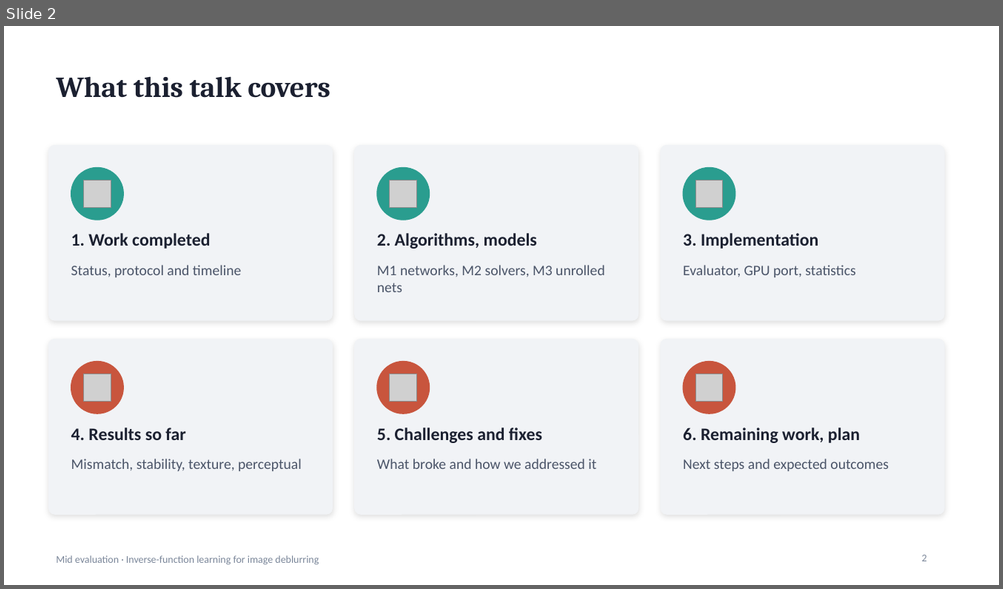
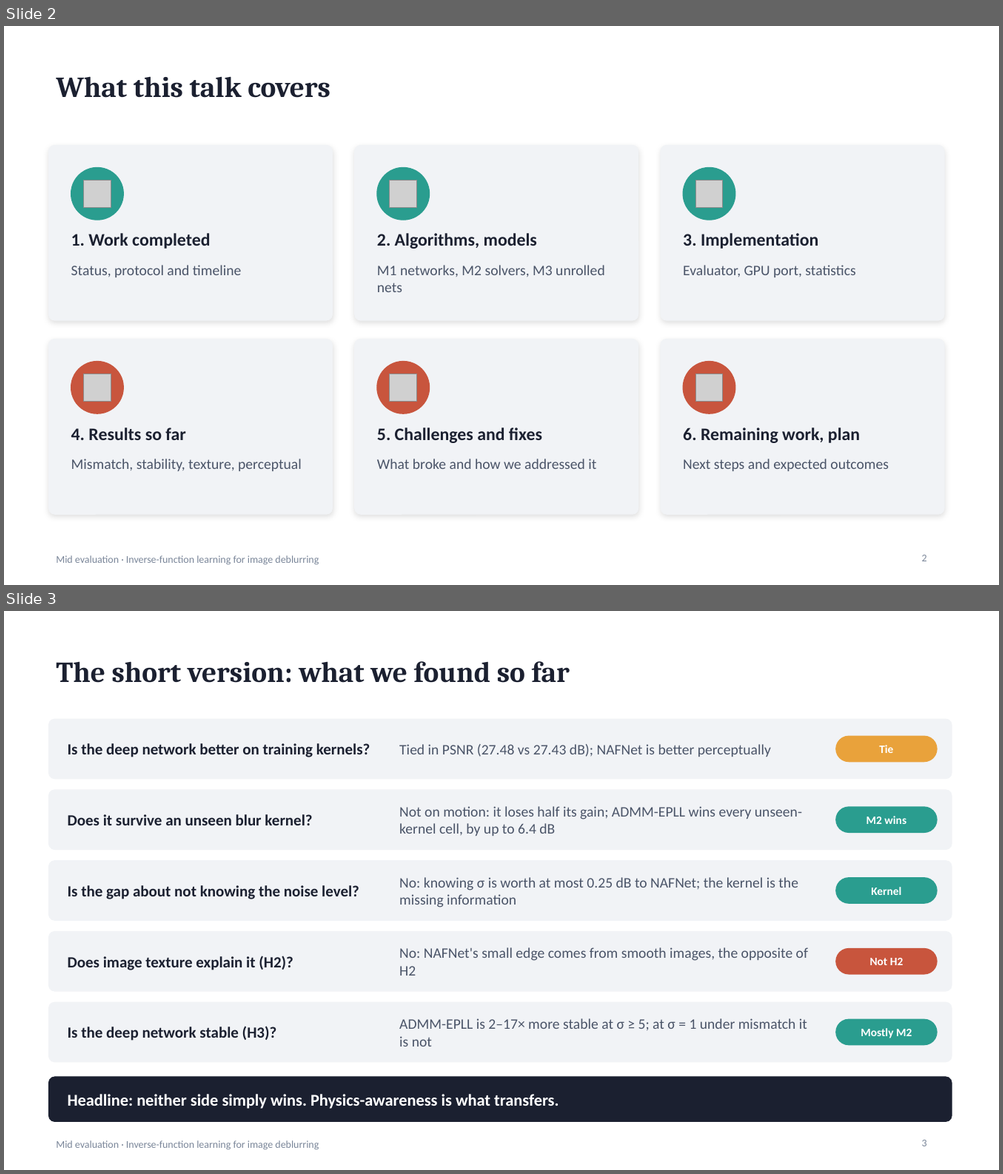
Before and after one commit to suryamanoj4/Inverse-Deblur, a slide deck: report/mid_evaluation.pptx. Shown one above the other, each under a label of ours: slide 2 before the commit, slides 2 and 3 after it. The pictures are 1003x589 and 1003x1174 pixels, drawn with LibreOffice and Linux fonts; fonts in the diff are those of the drawing; grey boxes stand for pictures. Boxes give left, top, right and bottom in pixels: in the first picture for what was removed or moved away, otherwise in the second. Text is boxed around its words. In the diff, an @@ line names an element or a change of style, - is before the commit and + after.

```diff
--- a/report/mid_evaluation.pptx
+++ b/report/mid_evaluation.pptx
@@ slide 3 added at [4,611,999,1170], background #FFFFFF; not listed: 1 template element that a slide beside it also shows @@
@@ title added at [56,661,569,683], 28 pt, text #1B2030, bold @@
+The short version: what we found so far
@@ rounded rectangle added at [48,719,951,779], fill #F1F3F6, outline #F1F3F6 0.75 pt @@
@@ text added at [68,743,370,758], 15 pt, text #1B2030, bold @@
+Is the deep network better on training kernels?
@@ rounded rectangle added at [836,736,936,762], fill #E9A23B, outline #E9A23B 1 pt @@
@@ text added at [399,744,771,757], 14 pt, text #4A5468 @@
+Tied in PSNR (27.48 vs 27.43 dB); NAFNet is better perceptually
@@ text added at [879,745,893,753], 11 pt, text #FFFFFF, bold @@
+Tie
@@ rounded rectangle added at [48,790,951,850], fill #F1F3F6, outline #F1F3F6 0.75 pt @@
@@ text added at [399,806,802,836], 14 pt, text #4A5468 @@
+Not on motion: it loses half its gain; ADMM-EPLL wins every unseen-kernel cell, by up to 6.4 dB
@@ rounded rectangle added at [836,807,936,832], fill #2A9D8F, outline #2A9D8F 1 pt @@
@@ text added at [68,815,312,826], 15 pt, text #1B2030, bold @@
+Does it survive an unseen blur kernel?
@@ text added at [866,816,906,824], 11 pt, text #FFFFFF, bold @@
+M2 wins
@@ rounded rectangle added at [48,861,951,920], fill #F1F3F6, outline #F1F3F6 0.75 pt @@
@@ text added at [68,886,359,900], 15 pt, text #1B2030, bold @@
+Is the gap about not knowing the noise level?
@@ text added at [399,877,798,908], 14 pt, text #4A5468 @@
+No: knowing σ is worth at most 0.25 dB to NAFNet; the kernel is the missing information
@@ rounded rectangle added at [836,878,936,903], fill #2A9D8F, outline #2A9D8F 1 pt @@
@@ text added at [871,887,901,895], 11 pt, text #FFFFFF, bold @@
+Kernel
@@ rounded rectangle added at [48,932,951,991], fill #F1F3F6, outline #F1F3F6 0.75 pt @@
@@ text added at [68,956,293,971], 15 pt, text #1B2030, bold @@
+Does image texture explain it (H2)?
@@ text added at [399,948,808,976], 14 pt, text #4A5468 @@
+No: NAFNet's small edge comes from smooth images, the opposite of H2
@@ rounded rectangle added at [836,949,936,974], fill #C8553D, outline #C8553D 1 pt @@
@@ text added at [870,958,903,965], 11 pt, text #FFFFFF, bold @@
+Not H2
@@ rounded rectangle added at [48,1002,951,1062], fill #F1F3F6, outline #F1F3F6 0.75 pt @@
@@ text added at [68,1026,277,1041], 15 pt, text #1B2030, bold @@
+Is the deep network stable (H3)?
@@ text added at [399,1019,807,1047], 14 pt, text #4A5468 @@
+ADMM-EPLL is 2–17× more stable at σ ≥ 5; at σ = 1 under mismatch it is not
@@ rounded rectangle added at [836,1020,936,1045], fill #2A9D8F, outline #2A9D8F 1 pt @@
@@ text added at [860,1028,911,1039], 11 pt, text #FFFFFF, bold @@
+Mostly M2
@@ rounded rectangle added at [48,1077,951,1122], fill #1B2030, outline #1B2030 0.75 pt @@
@@ text added at [68,1094,558,1109], 16 pt, text #FFFFFF, bold @@
+Headline: neither side simply wins. Physics-awareness is what transfers.
@@ page number added at [922,1140,927,1147], 10 pt, text #7A8699 @@
+3
```
Also in this commit, not shown: 3 slides changed, 9 other slides added, 7 other files.
